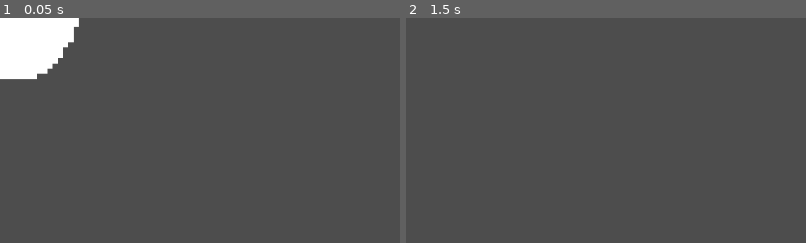
Above: before the commit, frames 1-2 (left to right).
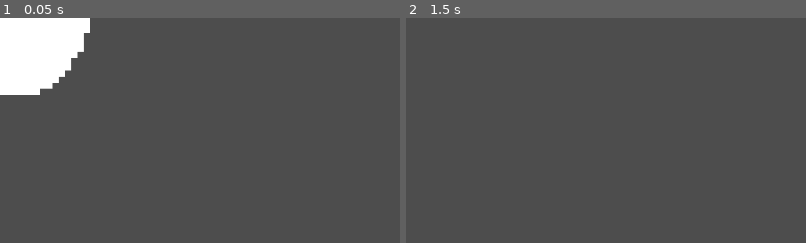
Above: after the commit, the same moments.

Repository: dzfrias/gladiator
Game: Godot game, scene res://scenes/lightning_strike.tscn
The game is run twice, just before and just after one commit, with the same random seed, the same clock (stepped at 60 frames per second) and the same inputs. This scene is started directly instead of the project's main scene. The engine's default icon, where the game draws it, is replaced by a stand-in: a white triangle on a blue panel in a dark square.
Inputs (mouse positions are % of the whole screen's width and height, from its top left):
- Up to frame 1 (0.05 s): no input
- Up to frame 2 (1.5 s): tap Enter at 0.5 s; move the mouse to (72, 45) at 0.52 s; hold S (burrow) 0.53-1.28 s; hold D (right) from 0.53 s (still down); tap Space (jump) at 0.77, 1.07, 1.25 s; move the mouse to (30, 55) at 1.27 s; tap Shift (fallthrough) at 1.35 s
The pictures show only the part of the screen within x 0-50%, y 0-50%; the shares and areas given below are measured in that part.

The runs differ from the first frame. In frame 1, 2.0% of the frame differs, in the area x 0-23%, y 0-35%; in frame 2, nothing differs.
Error in both runs: Invalid call. Nonexistent function 'camera' in base 'Nil'. (res://scripts/explosion.gd:15)

Commit message:
Make suispider use the lightning strike scene

Diff:
--- a/scenes/lightning_strike.tscn
+++ b/scenes/lightning_strike.tscn
@@ -1,15 +1,16 @@
-[gd_scene load_steps=6 format=3 uid="uid://qopjxk10aqju"]
+[gd_scene load_steps=6 format=3 uid="uid://cege7k4wy5i31"]
 
 [ext_resource type="Script" path="res://scripts/explosion.gd" id="1_k0ju5"]
 [ext_resource type="Texture2D" uid="uid://dt5jsmiu5gu57" path="res://assets/Art/white_circle.png" id="2_ifgee"]
 [ext_resource type="Script" path="res://scripts/tweened_scaler.gd" id="3_evkqu"]
 
 [sub_resource type="CircleShape2D" id="CircleShape2D_eevxl"]
-radius = 228.0
+radius = 14.0
 
 [sub_resource type="ShaderMaterial" id="ShaderMaterial_ifxt7"]
 
 [node name="LightningStrike" type="Area2D"]
+scale = Vector2(16.6, 16.6)
 collision_layer = 0
 collision_mask = 16
 monitorable = false
@@ -20,11 +21,9 @@
 
 [node name="Flash" type="Sprite2D" parent="." node_paths=PackedStringArray("auto_free")]
 material = SubResource("ShaderMaterial_ifxt7")
-position = Vector2(38, -24)
-scale = Vector2(16.6, 16.6)
+position = Vector2(2.3494, -1.26506)
 texture = ExtResource("2_ifgee")
 script = ExtResource("3_evkqu")
 duration = 0.1
 hold_duration = 0.1
-end_scale = 16.6
 auto_free = NodePath("..")
--- a/scripts/enemies/suispider.gd
+++ b/scripts/enemies/suispider.gd
@@ -4,6 +4,7 @@
 @export var self_damage: float = 2.0
 @export var explode_time: float = 2.0
 @export var distraction_jump_velocity: Vector2 = Vector2(300, -500.0)
+@export var lightning_strike_scene: PackedScene = preload("res://scenes/lightning_strike.tscn")
 
 var _started_timer: bool = false
 
@@ -21,8 +22,9 @@
 	_started_timer = true
 	while true:
 		await get_tree().create_timer(explode_time).timeout
-		for node in $ExplosionZone.get_overlapping_bodies():
-			var player := node as Player
-			player.damage(damage, Vector2.ZERO)
-		Debug.draw_circle(position, $ExplosionZone/CollisionShape2D.shape.radius)
+		var strike := lightning_strike_scene.instantiate() as Explosion
+		strike.damage = damage
+		strike.scale *= 0.75
+		get_tree().current_scene.add_child(strike)
+		strike.global_position = global_position
 		$Health.take_damage(self_damage, Vector2.ZERO)
